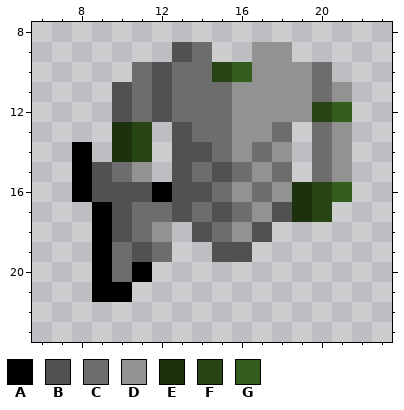
Edited in one commit: pixel-art sprite (assets/Equippables/Pinky Promise.png). Above, as it was before the edit.
The file is 32x32 pixels. Shown: x 6..23, y 8..23.
Palette (. is transparent): A #000000  B #515151  C #6d6d6d  D #929292  E #1c320e  F #264414  G #345c1c
Pixels before, first column x 8:
 9 .....BC..DD...
10 ...CBCCFGDDDC.
11 ..BCBCCCDDDDCD
12 ..BCBCCCDDDDFG
13 ..EF.BCCDDC.CD
14 A.EF.BBCDCD.CD
15 ABCD.BCBCDC.CD
16 ABBBABBCDCDEFG
17 .ABCCBCBCDBEF.
18 .ABCD.BCDB....
19 .ACBC..BB.....
20 .ACA..........
21 .AA...........
Now the later version:
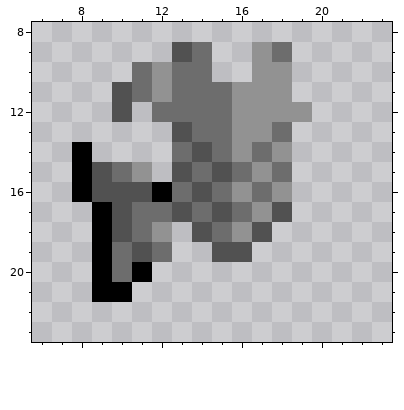
Change:
Changed rows in their new state; - is an unchanged pixel.
first column x 10:
 9 --------C---
10 --D--..--..-
11 --D------...
12 -.C-------..
13 ..--------..
14 ..-C------..
15 ----------..
16 ---C-----...
17 ---------..-
Where, in picture pixels (left, top, right, bottom), the same in both pictures:
changed: (112, 42, 352, 222)
